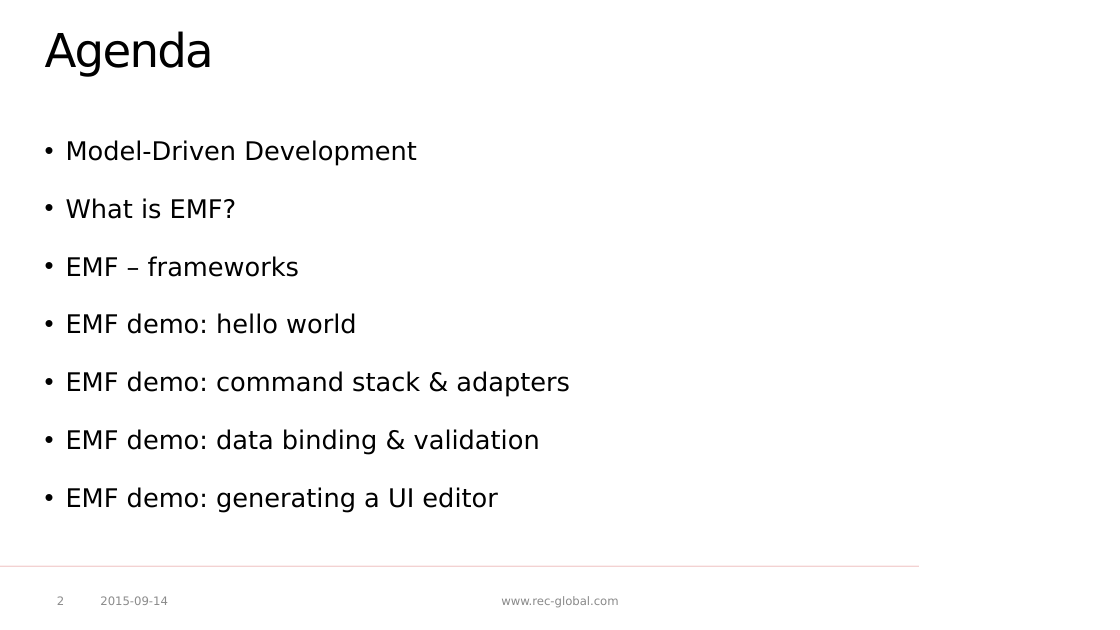
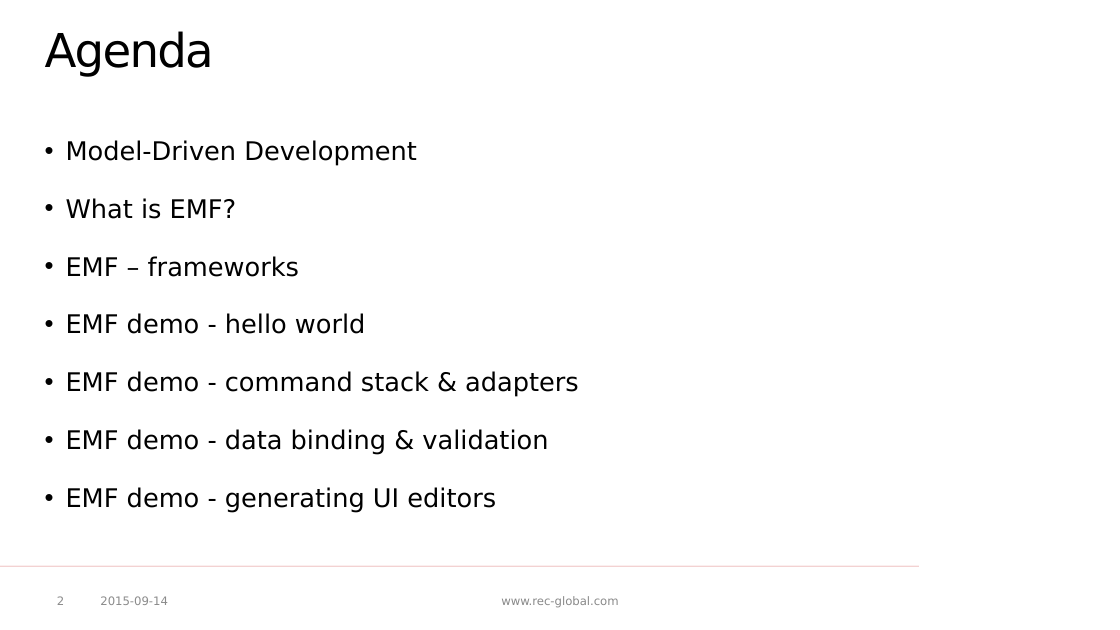
Before and after one commit to p-zalejko/jug_emf, a slide deck: slide 2 of JUG - EMF.pptx. Drawn at 1120x630 pixels with LibreOffice and Linux fonts; fonts in the diff are those of the drawing; background and template pictures are left out. Boxes give left, top, right and bottom in pixels: in the first picture for what was removed or moved away, otherwise in the second. Text is boxed around its words. In the diff, an @@ line names an element or a change of style, - is before the commit and + after.

```diff
--- a/JUG - EMF.pptx
+++ b/JUG - EMF.pptx
@@ text at (66,313,579,513): text changed @@
-• EMF demo: hello world
-• EMF demo: command stack & adapters
-• EMF demo: data binding & validation
-• EMF demo: generating a UI editor
+• EMF demo - hello world
+• EMF demo - command stack & adapters
+• EMF demo - data binding & validation
+• EMF demo - generating UI editors
```
Also in this commit, not shown: 5 other slides changed, 1 slide added, 16 other files.
